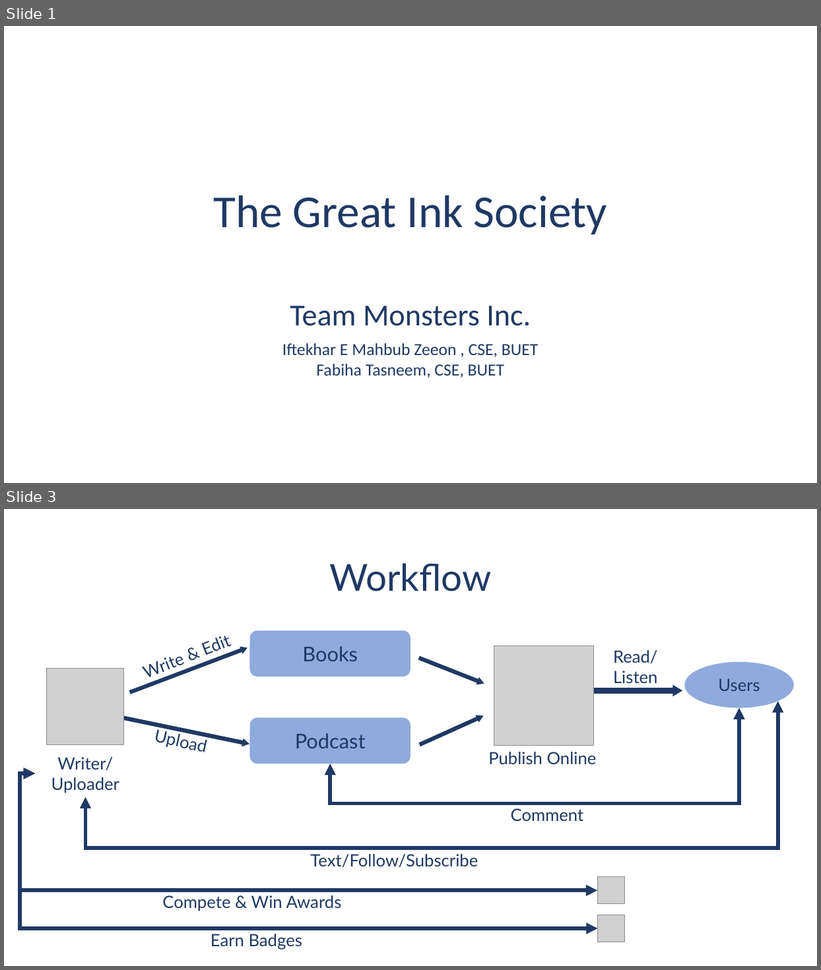
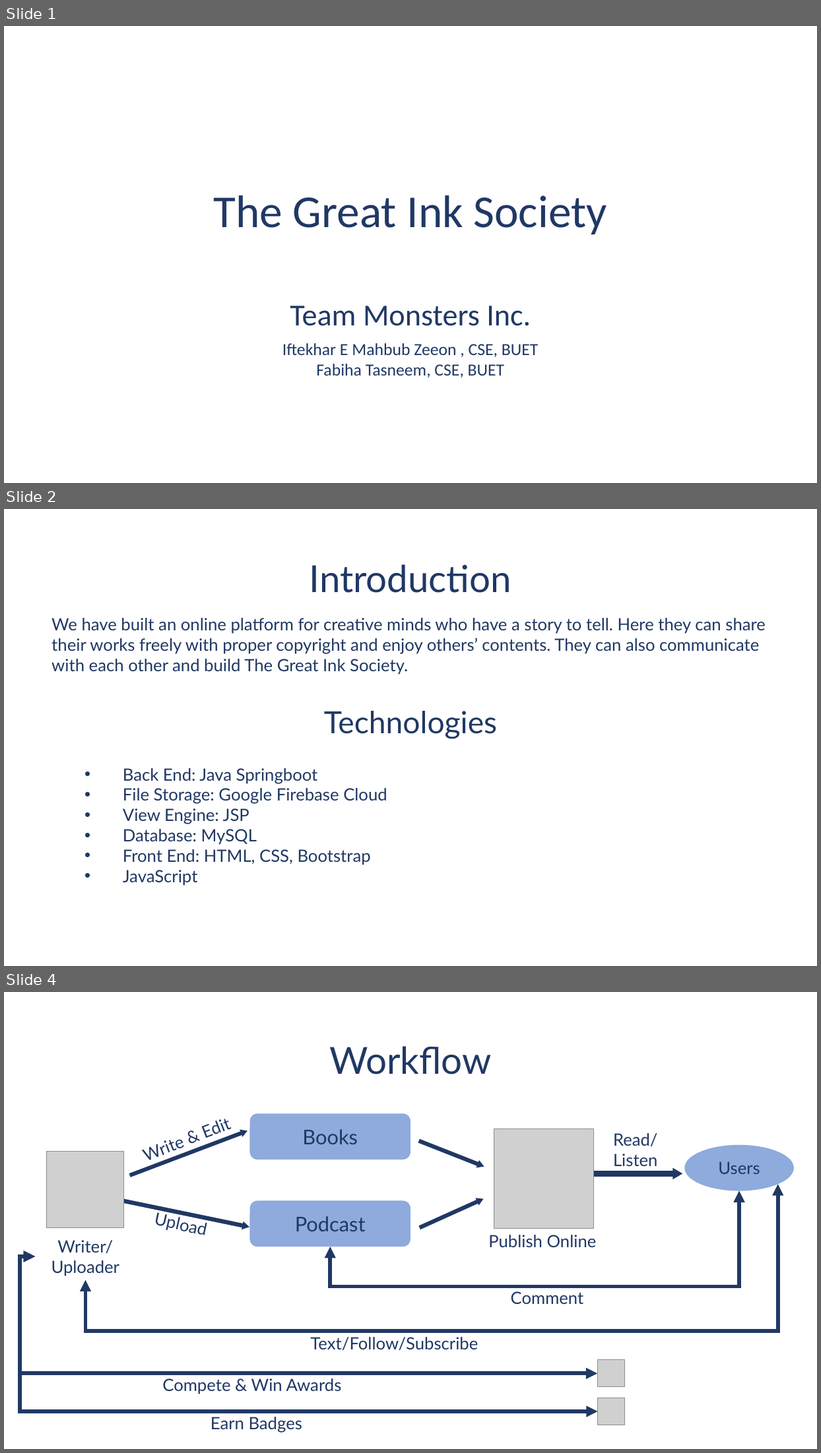
Before and after one commit to fabihatasneem/the-great-ink-society, a slide deck: The Great Ink Society.pptx. Shown one above the other, each under a label of ours: slides 1 and 3 before the commit, slides 1, 2 and 4 after it; the slides between them are not shown. The pictures are 821x970 and 821x1453 pixels, drawn with LibreOffice and Linux fonts; fonts in the diff are those of the drawing; grey boxes stand for pictures; background and template pictures are left out. Boxes give left, top, right and bottom in pixels: in the first picture for what was removed or moved away, otherwise in the second. Text is boxed around its words. In the diff, an @@ line names an element or a change of style, - is before the commit and + after.

```diff
--- a/The Great Ink Society.pptx
+++ b/The Great Ink Society.pptx
@@ slide 2 added at (x1=4, y1=509, x2=817, y2=966), background picture (left out) @@
@@ text added at (x1=310, y1=564, x2=512, y2=593), 44 pt, text #203864 @@
+Introduction
@@ text added at (x1=52, y1=618, x2=766, y2=675), 20 pt, text #203864 @@
+We have built an online platform for creative minds who have a story to tell. Here they can share their works freely with proper copyright and enjoy others’ contents. They can also communicate with each other and build The Great Ink Society.
@@ text added at (x1=324, y1=711, x2=497, y2=739), 36 pt, text #203864 @@
+Technologies
@@ text added at (x1=123, y1=768, x2=387, y2=886), 20 pt, text #203864 @@
+• Back End: Java Springboot
+• File Storage: Google Firebase Cloud
+• View Engine: JSP
+• Database: MySQL
+• Front End: HTML, CSS, Bootstrap
+• JavaScript
@@ what was slide 3 is now slide 4 @@
```
Also in this commit, not shown: 1 slide changed.
